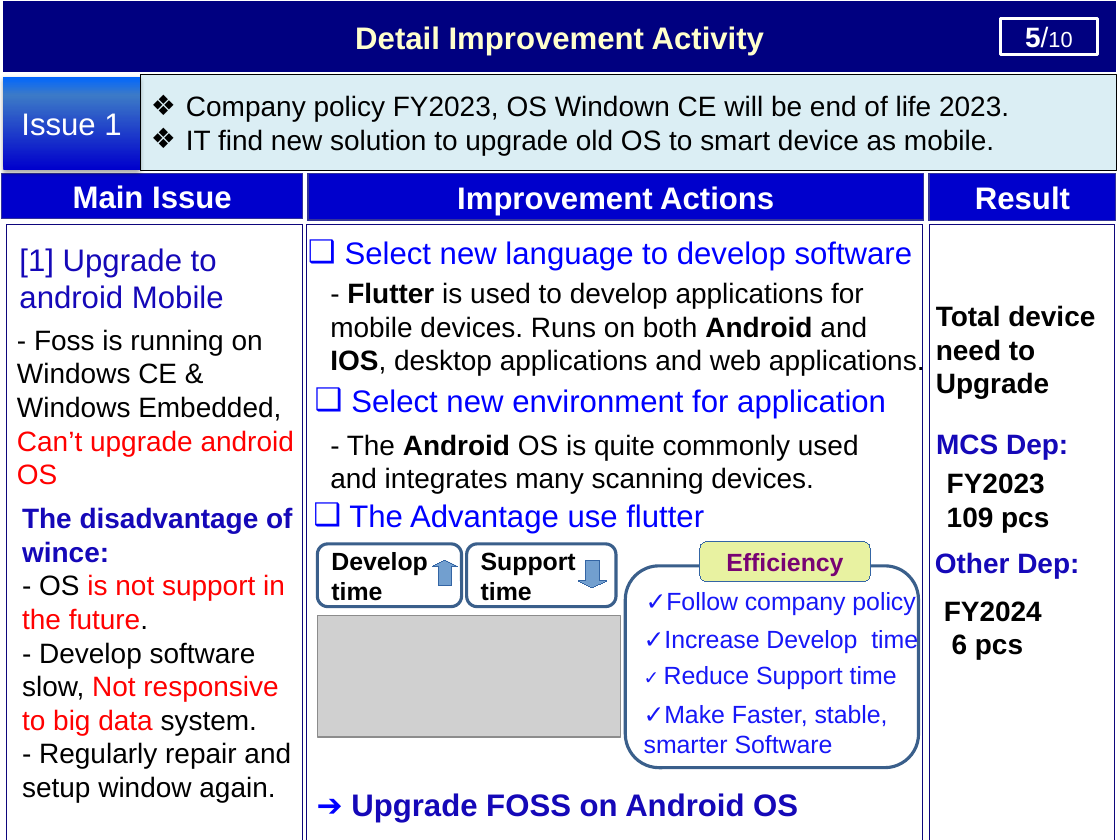
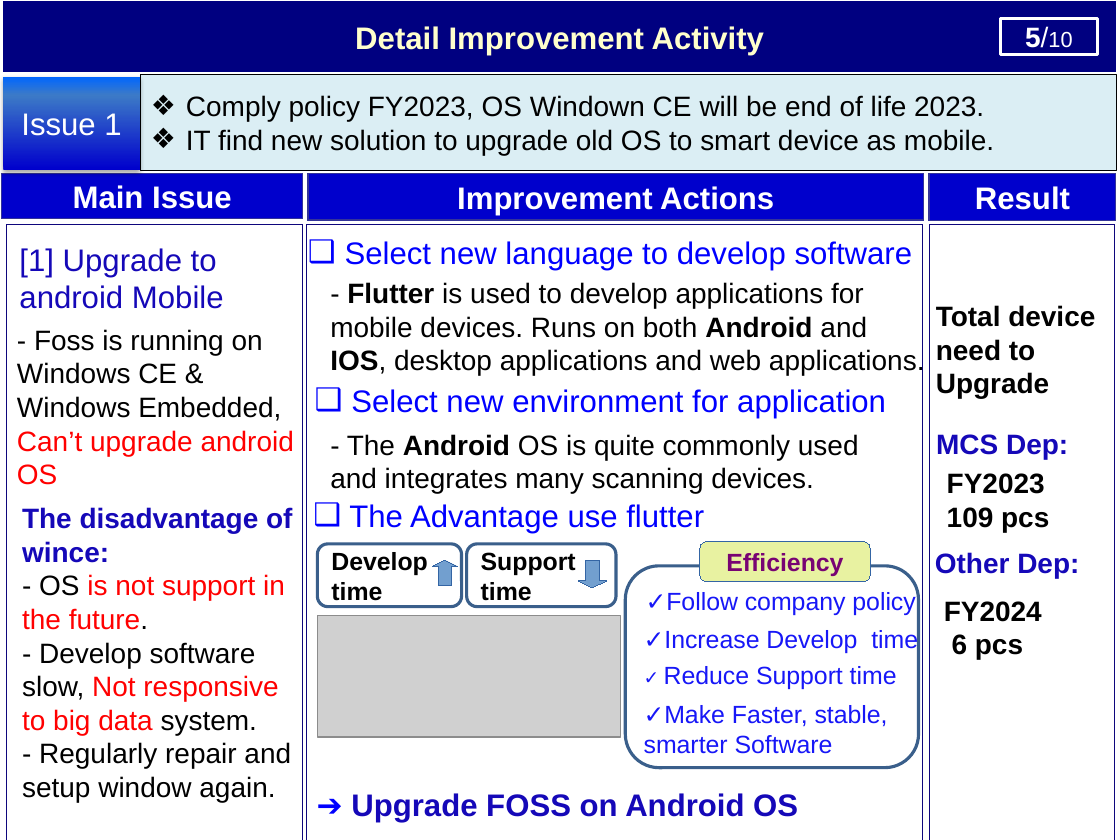
Before and after one commit to thietbicongnghevietnam/ReportPSNV, a slide deck: slide 6 of Report_test.pptx. Drawn at 1120x840 pixels with LibreOffice and Linux fonts; fonts in the diff are those of the drawing; grey boxes stand for pictures. Boxes give left, top, right and bottom in pixels: in the first picture for what was removed or moved away, otherwise in the second. Text is boxed around its words. In the diff, an @@ line names an element or a change of style, - is before the commit and + after.

```diff
--- a/Report_test.pptx
+++ b/Report_test.pptx
@@ text in rectangle at (186,95,984,121): text changed @@
-❖ Company policy FY2023, OS Windown CE will be end of life 2023.
+❖ Comply policy FY2023, OS Windown CE will be end of life 2023.
```
Also in this commit, not shown: 7 other slides changed, 3 other files.
